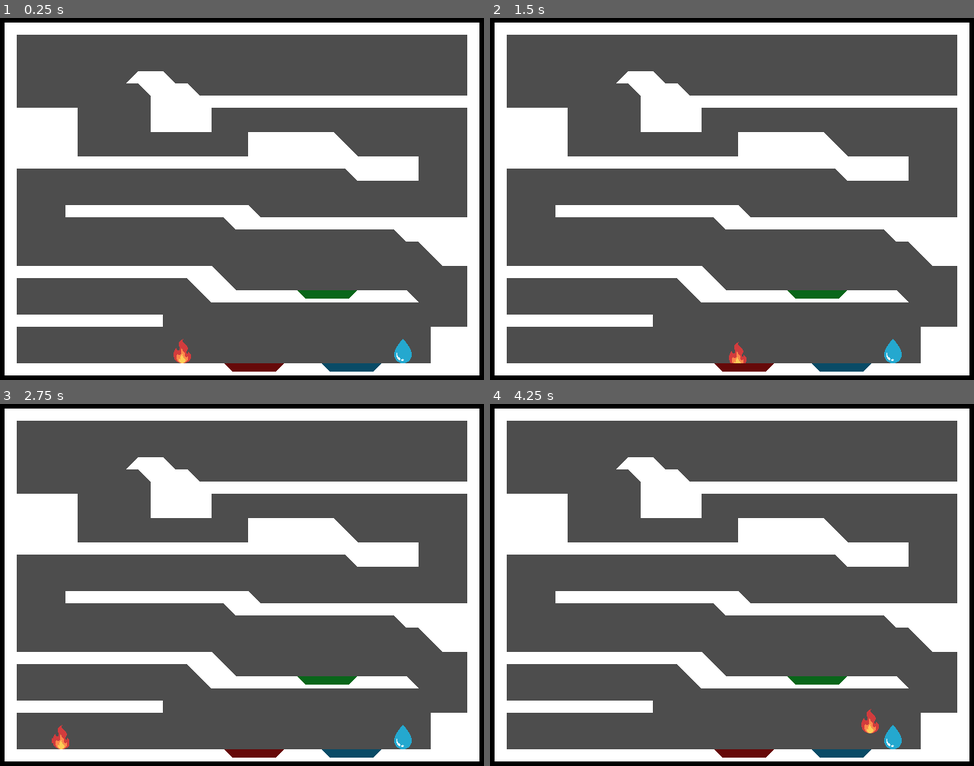
Above: before the commit, frames 1-4 (two rows, left to right).
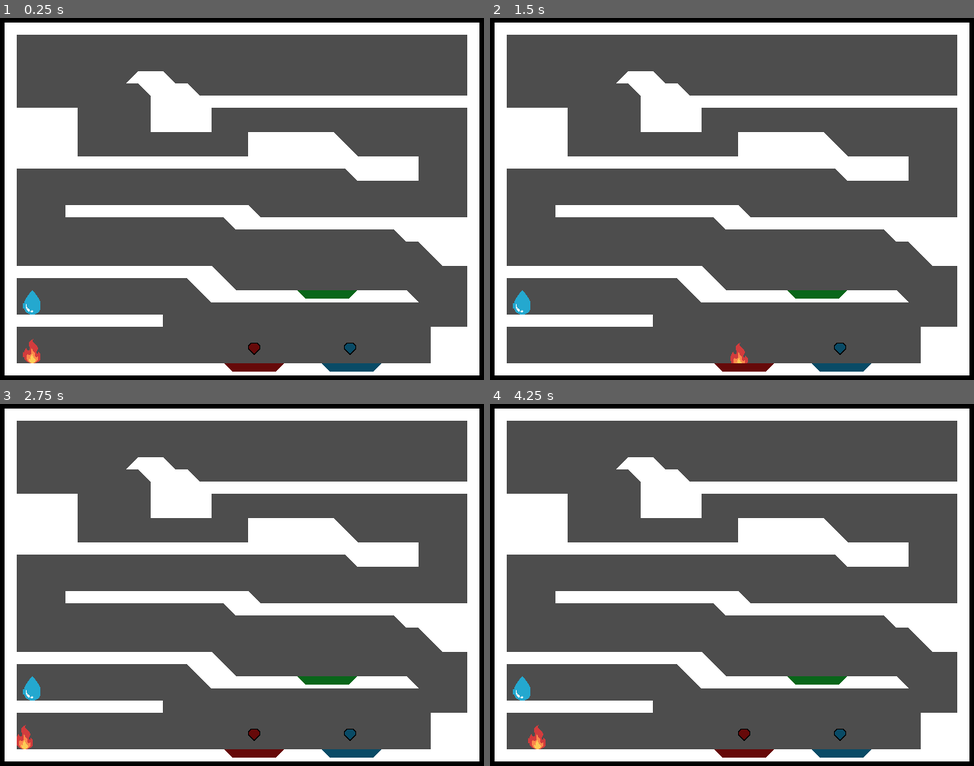
Above: after the commit, the same moments.

Repository: samuelurbinaflor/pmv-game-recreation
Game: Godot game, scene res://scenes/game.tscn
The game is run twice, just before and just after one commit, with the same random seed, the same clock (stepped at 60 frames per second) and the same inputs.
Inputs:
- Up to frame 1 (0.25 s): no input
- Up to frame 2 (1.5 s): tap Enter at 0.5 s; hold Right (f_right) from 0.53 s (still down); tap Up (f_jump) at 0.77 s
- Up to frame 3 (2.75 s): tap Up (f_jump) at 1.52 s; release Right (f_right) at 2.03 s; hold Left (f_left) from 2.03 s (still down)
- Up to frame 4 (4.25 s): release Left (f_left) at 2.78 s; hold Right (f_right) from 2.78 s (still down); tap Up (f_jump) at 3.02, 3.77 s

The runs differ from the first frame. In frame 1, 0.8% of the frame differs, in the area x 4-86%, y 75-96%; in frame 2, 0.5%; in frame 3, 0.8%; in frame 4, 0.8%.

Commit message:
import diamonds

Diff:
--- a/project.godot
+++ b/project.godot
@@ -73,7 +73,9 @@
 2d_physics/layer_3="Map"
 2d_physics/layer_4="Lava"
 2d_physics/layer_5="Water"
-2d_physics/layer_6="Green"
+2d_physics/layer_6="Bog"
+2d_physics/layer_7="Red_diamonds"
+2d_physics/layer_8="Blue_diamonds"
 
 [rendering]
 
--- /dev/null
+++ b/scenes/blue_diamond.tscn
@@ -0,0 +1,32 @@
+[gd_scene load_steps=5 format=3 uid="uid://c18dm8ohwxg8u"]
+
+[ext_resource type="Texture2D" uid="uid://c71omj7drr7em" path="res://assets/blue_diamond.png" id="1_yli4c"]
+
+[sub_resource type="AtlasTexture" id="AtlasTexture_y5ikx"]
+atlas = ExtResource("1_yli4c")
+region = Rect2(0, 0, 16, 16)
+
+[sub_resource type="SpriteFrames" id="SpriteFrames_y3dft"]
+animations = [{
+"frames": [{
+"duration": 1.0,
+"texture": SubResource("AtlasTexture_y5ikx")
+}],
+"loop": true,
+"name": &"default",
+"speed": 5.0
+}]
+
+[sub_resource type="CircleShape2D" id="CircleShape2D_kui34"]
+radius = 8.0
+
+[node name="blue_diamond" type="Area2D"]
+collision_layer = 128
+collision_mask = 2
+
+[node name="AnimatedSprite2D" type="AnimatedSprite2D" parent="."]
+sprite_frames = SubResource("SpriteFrames_y3dft")
+autoplay = "default"
+
+[node name="CollisionShape2D" type="CollisionShape2D" parent="."]
+shape = SubResource("CircleShape2D_kui34")
--- a/scenes/fireboy.tscn
+++ b/scenes/fireboy.tscn
@@ -32,10 +32,11 @@
 shape = SubResource("CapsuleShape2D_o1uv5")
 
 [node name="Hitbox" type="Area2D" parent="."]
-collision_mask = 48
+collision_mask = 112
 
 [node name="CollisionShape2D" type="CollisionShape2D" parent="Hitbox"]
 position = Vector2(0, 3)
 shape = SubResource("CapsuleShape2D_cxg85")
 
+[connection signal="area_entered" from="Hitbox" to="." method="_on_hitbox_area_entered"]
 [connection signal="body_entered" from="Hitbox" to="." method="_on_hitbox_body_entered"]
--- a/scenes/game.tscn
+++ b/scenes/game.tscn
@@ -1,10 +1,12 @@
-[gd_scene load_steps=11 format=4 uid="uid://bxpqc131ue83v"]
+[gd_scene load_steps=13 format=4 uid="uid://bxpqc131ue83v"]
 
 [ext_resource type="Texture2D" uid="uid://dibr7mx1iux4b" path="res://assets/lakes.png" id="1_yqjtg"]
 [ext_resource type="Texture2D" uid="uid://cwsj74dn0mtax" path="res://assets/white-tiles.png" id="2_lnu2h"]
 [ext_resource type="Texture2D" uid="uid://cp257fbjrss6p" path="res://assets/black-tiles.png" id="3_iywne"]
 [ext_resource type="PackedScene" uid="uid://q6mmmxqx2foc" path="res://scenes/fireboy.tscn" id="3_lnu2h"]
 [ext_resource type="PackedScene" uid="uid://bkebvsu0ckubv" path="res://scenes/watergirl.tscn" id="4_lbhrr"]
+[ext_resource type="PackedScene" uid="uid://c18dm8ohwxg8u" path="res://scenes/blue_diamond.tscn" id="6_p57ef"]
+[ext_resource type="PackedScene" uid="uid://bc6tfq6myci5x" path="res://scenes/red_diamond.tscn" id="7_u5sy4"]
 
 [sub_resource type="TileSetAtlasSource" id="TileSetAtlasSource_lbhrr"]
 texture = ExtResource("1_yqjtg")
@@ -70,7 +72,13 @@
 
 [node name="fireboy" parent="." instance=ExtResource("3_lnu2h")]
 z_index = -2
-position = Vector2(250, 439)
+position = Vector2(52, 448)
 
 [node name="watergirl" parent="." instance=ExtResource("4_lbhrr")]
-position = Vector2(540, 438)
+position = Vector2(52, 384)
+
+[node name="blue_diamond" parent="." instance=ExtResource("6_p57ef")]
+position = Vector2(470, 445)
+
+[node name="red_diamond" parent="." instance=ExtResource("7_u5sy4")]
+position = Vector2(344, 445)
--- /dev/null
+++ b/scenes/red_diamond.tscn
@@ -0,0 +1,31 @@
+[gd_scene load_steps=5 format=3 uid="uid://bc6tfq6myci5x"]
+
+[ext_resource type="Texture2D" uid="uid://bjm0og6txq7m0" path="res://assets/red_diamond.png" id="1_2v3yo"]
+
+[sub_resource type="AtlasTexture" id="AtlasTexture_2irl4"]
+atlas = ExtResource("1_2v3yo")
+region = Rect2(0, 0, 16, 16)
+
+[sub_resource type="SpriteFrames" id="SpriteFrames_y3dft"]
+animations = [{
+"frames": [{
+"duration": 1.0,
+"texture": SubResource("AtlasTexture_2irl4")
+}],
+"loop": true,
+"name": &"default",
+"speed": 5.0
+}]
+
+[sub_resource type="CircleShape2D" id="CircleShape2D_kui34"]
+radius = 8.0
+
+[node name="red_diamond" type="Area2D" groups=["red_diamonds"]]
+collision_layer = 64
+
+[node name="AnimatedSprite2D" type="AnimatedSprite2D" parent="."]
+sprite_frames = SubResource("SpriteFrames_y3dft")
+autoplay = "default"
+
+[node name="CollisionShape2D" type="CollisionShape2D" parent="."]
+shape = SubResource("CircleShape2D_kui34")
--- a/scenes/watergirl.tscn
+++ b/scenes/watergirl.tscn
@@ -34,10 +34,11 @@
 
 [node name="Hitbox" type="Area2D" parent="."]
 collision_layer = 2
-collision_mask = 40
+collision_mask = 168
 
 [node name="CollisionShape2D" type="CollisionShape2D" parent="Hitbox"]
 position = Vector2(0, 3)
 shape = SubResource("CapsuleShape2D_e38vc")
 
+[connection signal="area_entered" from="Hitbox" to="." method="_on_hitbox_area_entered"]
 [connection signal="body_entered" from="Hitbox" to="." method="_on_hitbox_body_entered"]
--- a/scripts/fireboy.gd
+++ b/scripts/fireboy.gd
@@ -26,10 +26,14 @@
 	move_and_slide()
 
 
-
+# When touch a lake
 func _on_hitbox_body_entered(body: Node2D) -> void:
 	die()
 
 func die():
 	sprite.hide()
 	get_tree().reload_current_scene()
+
+# Diamonds
+func _on_hitbox_area_entered(area: Area2D) -> void:
+	area.queue_free()
--- a/scripts/watergirl.gd
+++ b/scripts/watergirl.gd
@@ -31,3 +31,7 @@
 func die():
 	sprite.hide()
 	get_tree().reload_current_scene()
+
+
+func _on_hitbox_area_entered(area: Area2D) -> void:
+	area.queue_free()
Binary file added: assets/blue_diamond.png
Not shown, added: assets/blue_diamond.png.import
Binary file added: assets/red_diamond.png
Not shown, added: assets/red_diamond.png.import
